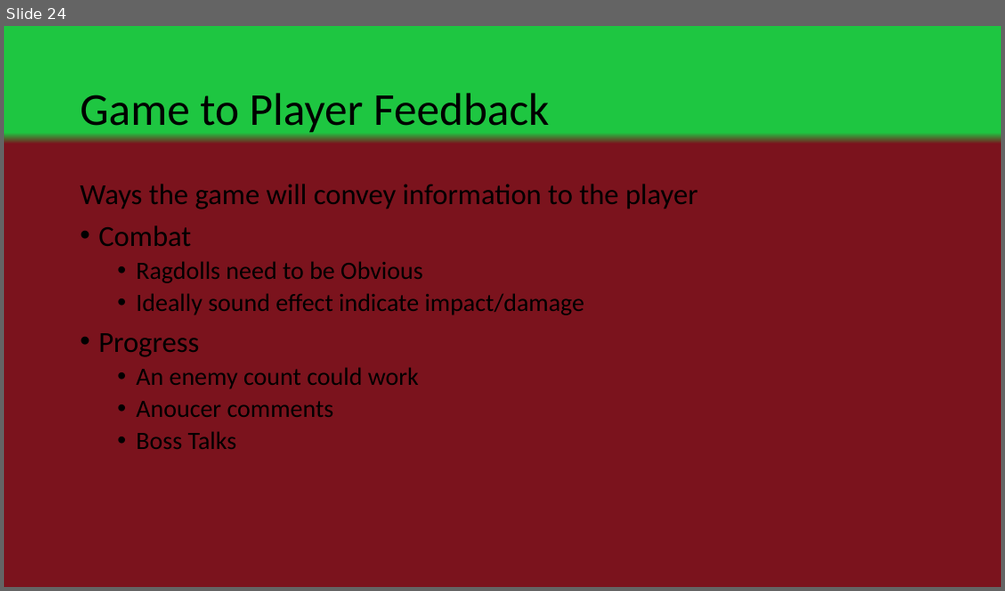
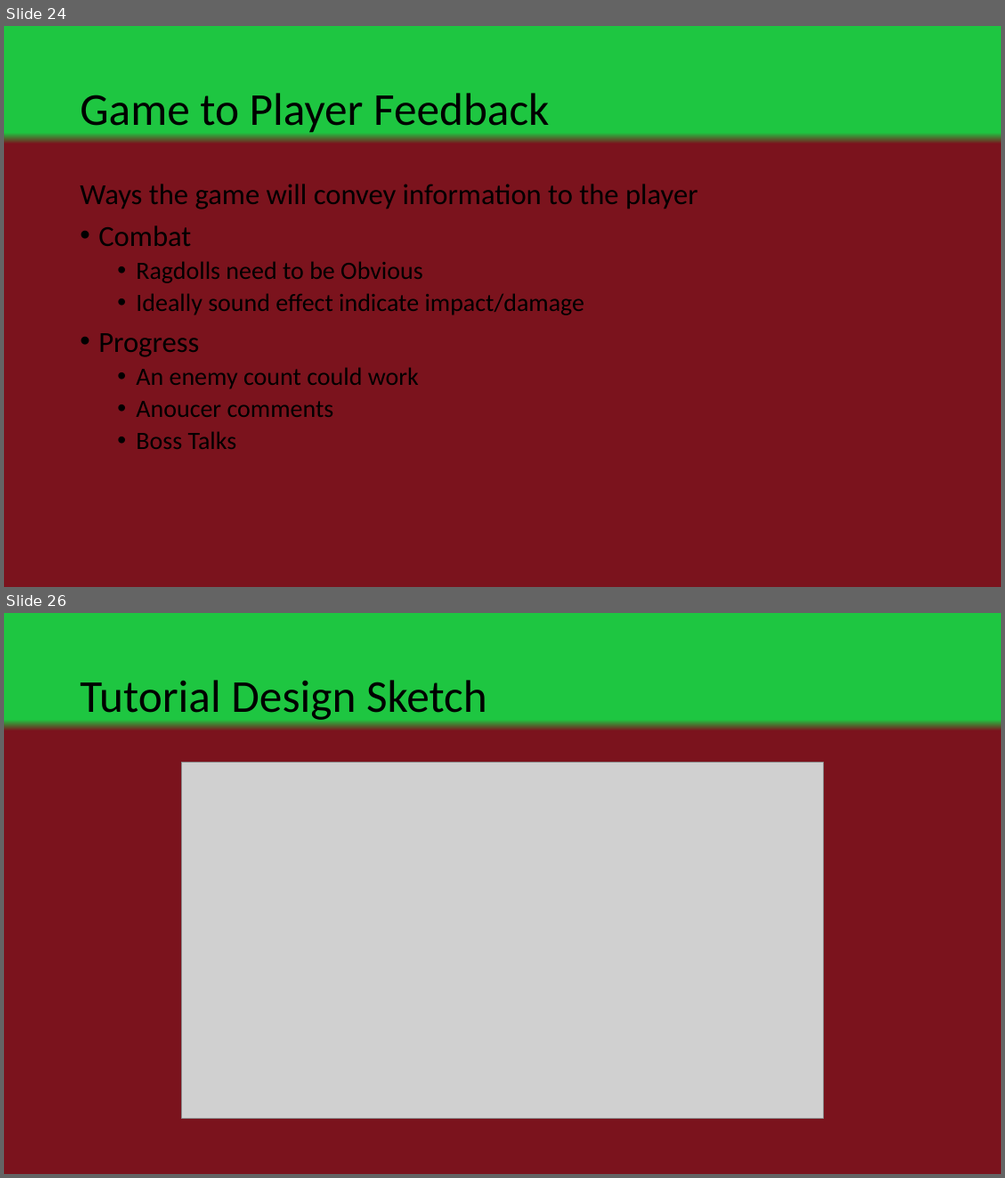
Before and after one commit to LuxRegem/Project_Clash-of-Cosplayers, a slide deck: Shared Documentation/Luke's Documents/Clash of Cos - Visual Pitch.pptx. Shown one above the other, each under a label of ours: slide 24 before the commit, slides 24 and 26 after it; the slides between them are not shown. The pictures are 1005x591 and 1005x1178 pixels, drawn with LibreOffice and Linux fonts; fonts in the diff are those of the drawing; grey boxes stand for pictures. Boxes give left, top, right and bottom in pixels: in the first picture for what was removed or moved away, otherwise in the second. Text is boxed around its words. In the diff, an @@ line names an element or a change of style, - is before the commit and + after.

Commit message:
Added level sketchs

```diff
--- a/Shared Documentation/Luke's Documents/Clash of Cos - Visual Pitch.pptx
+++ b/Shared Documentation/Luke's Documents/Clash of Cos - Visual Pitch.pptx
@@ slide 26 added at (x1=4, y1=613, x2=1001, y2=1174), background gradient #1EC641 to #7B131D @@
@@ title added at (x1=80, y1=680, x2=487, y2=720), 44 pt, text #000000 @@
+Tutorial Design Sketch
@@ picture added at (x1=182, y1=763, x2=824, y2=1119) @@
```
Also in this commit, not shown: 2 other slides added, 2 other files.
